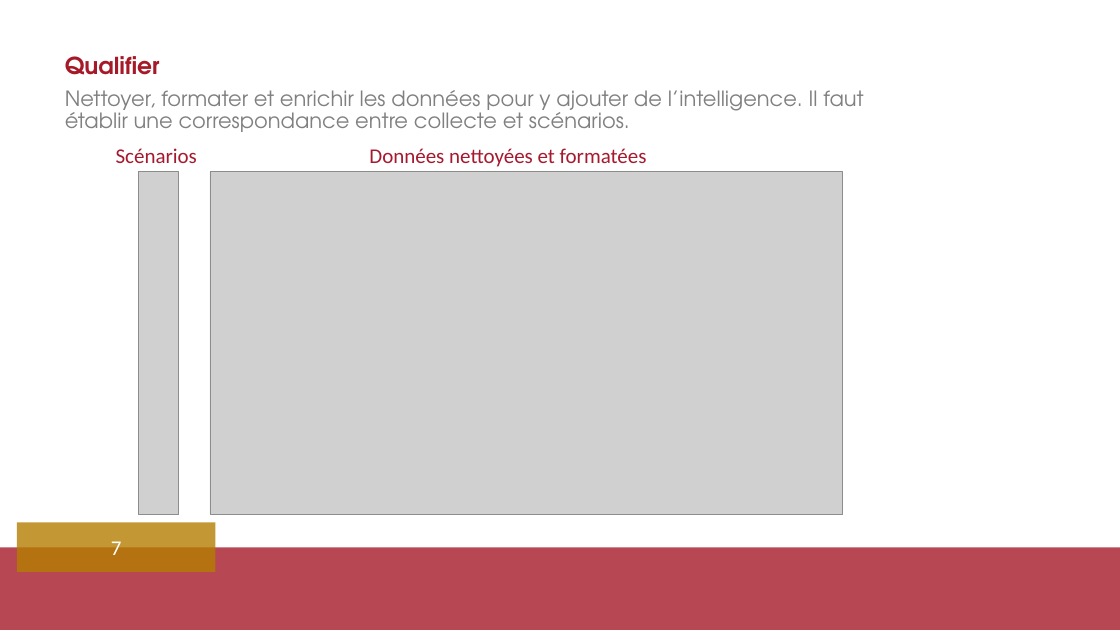
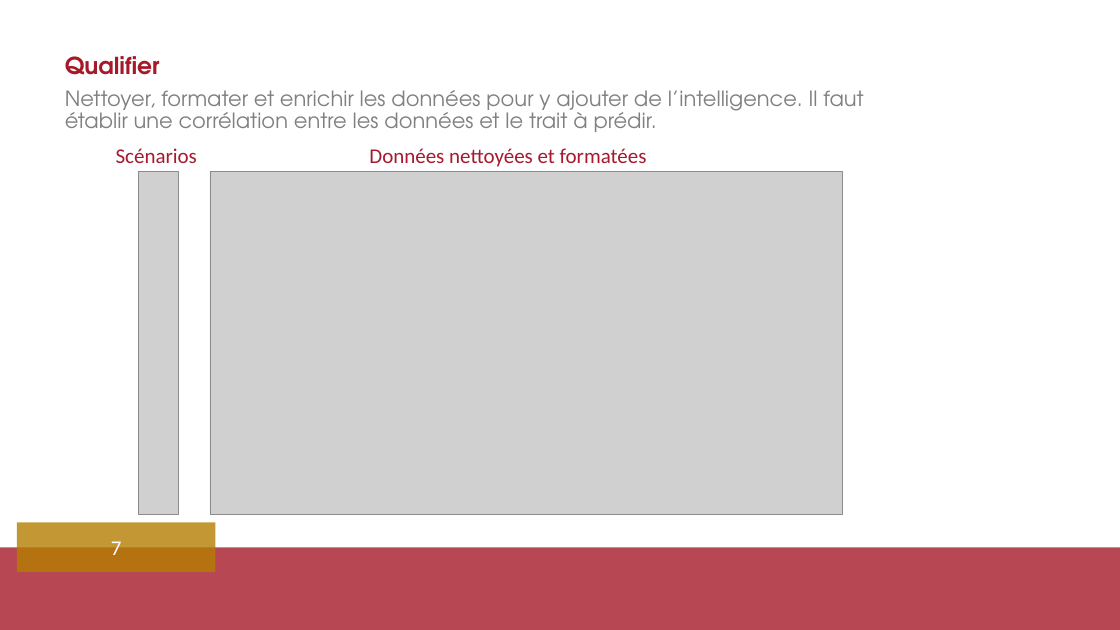
Before and after one commit to alfux/multilayer-perceptron, a slide deck: slide 7 of others/20250114_GPS_NRJ.pptx. Drawn at 1120x630 pixels with LibreOffice and Linux fonts; fonts in the diff are those of the drawing; grey boxes stand for pictures; background and template pictures are left out. Boxes give left, top, right and bottom in pixels: in the first picture for what was removed or moved away, otherwise in the second. Text is boxed around its words. In the diff, an @@ line names an element or a change of style, - is before the commit and + after.

```diff
--- a/others/20250114_GPS_NRJ.pptx
+++ b/others/20250114_GPS_NRJ.pptx
@@ text at <box>65,90,863,132</box>: text changed @@
-Nettoyer, formater et enrichir les données pour y ajouter de l’intelligence. Il faut établir une correspondance entre collecte et scénarios.
+Nettoyer, formater et enrichir les données pour y ajouter de l’intelligence. Il faut établir une corrélation entre les données et le trait à prédir.
```
Also in this commit, not shown: 5 other slides changed, 9 other files.
